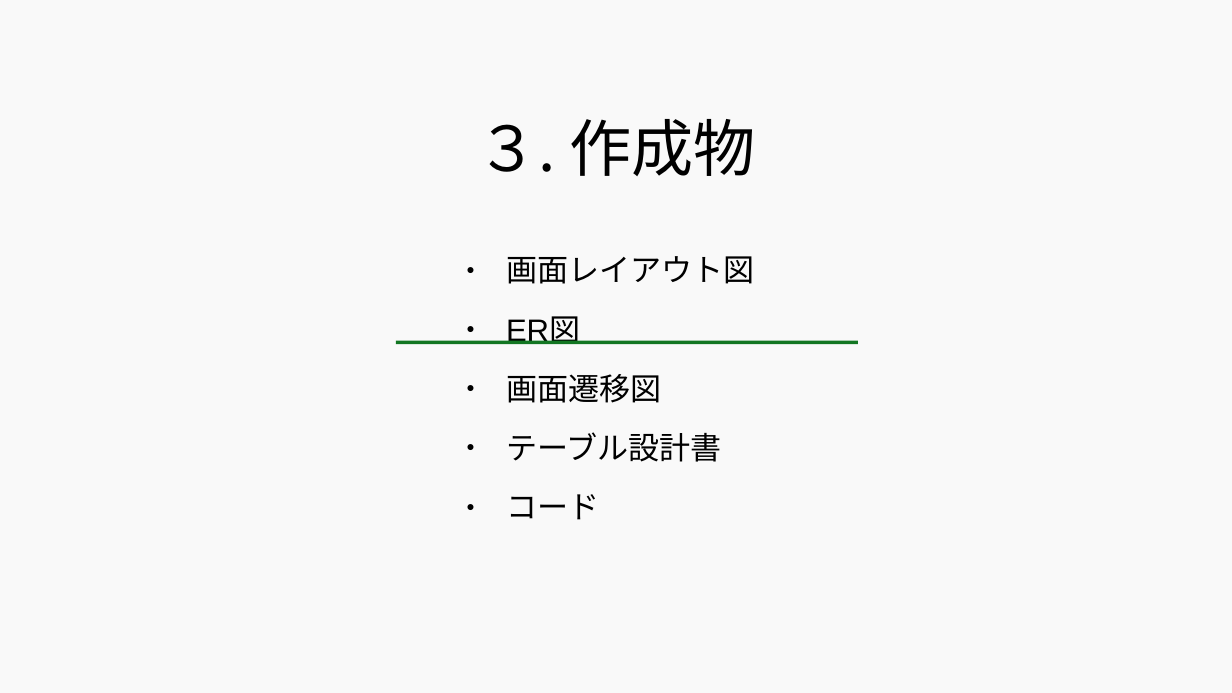
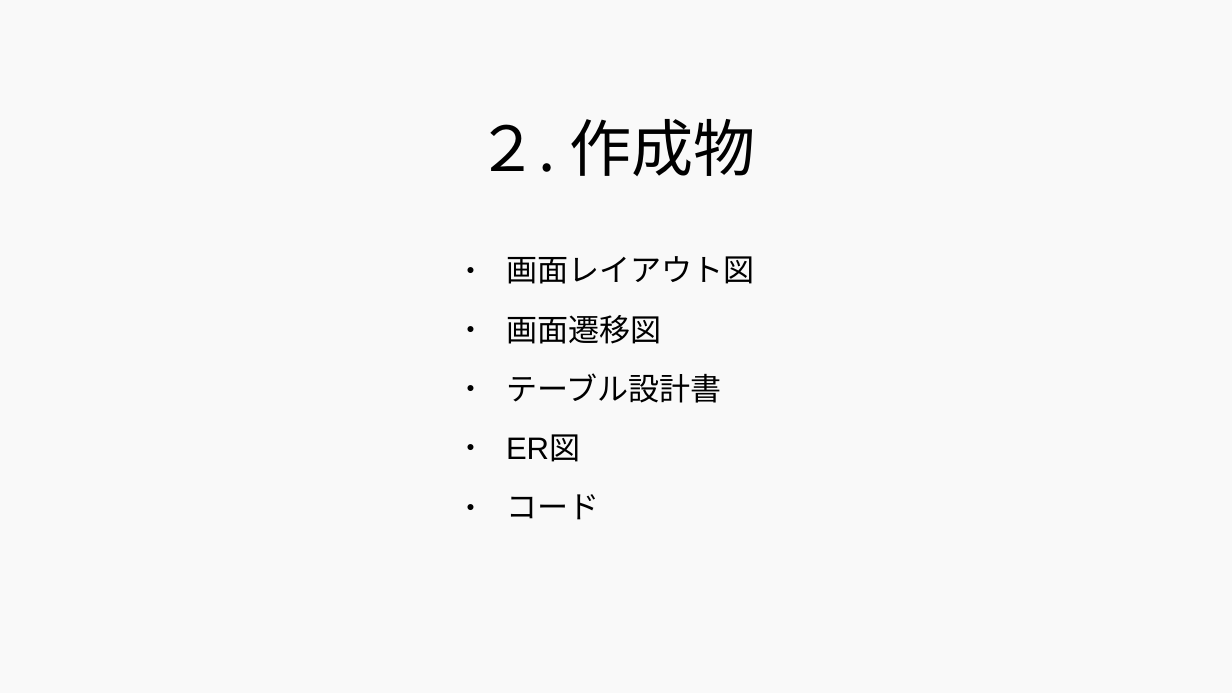
Before and after one commit to 2022java42-student008/LibraryProject, a slide deck: slide 3 of 図書管理システム - コピー.odp (slide 7 before the commit). Drawn at 1232x693 pixels with LibreOffice and Linux fonts; fonts in the diff are those of the drawing. Boxes give left, top, right and bottom in pixels: in the first picture for what was removed or moved away, otherwise in the second. Text is boxed around its words. In the diff, an @@ line names an element or a change of style, - is before the commit and + after.

```diff
--- a/図書管理システム - コピー.odp
+++ b/図書管理システム - コピー.odp
@@ title at <box>476,119,756,176</box>: text changed @@
-３. 作成物
+２. 作成物
@@ text at <box>506,316,580,344</box>: paragraph removed @@
-● ER図
@@ line removed from (396, 342) to (859, 342) @@
@@ text at <box>506,434,580,462</box>: paragraph added @@
+● ER図
```
Also in this commit, not shown: 5 other slides changed, 13 slides removed, 4 other files.
